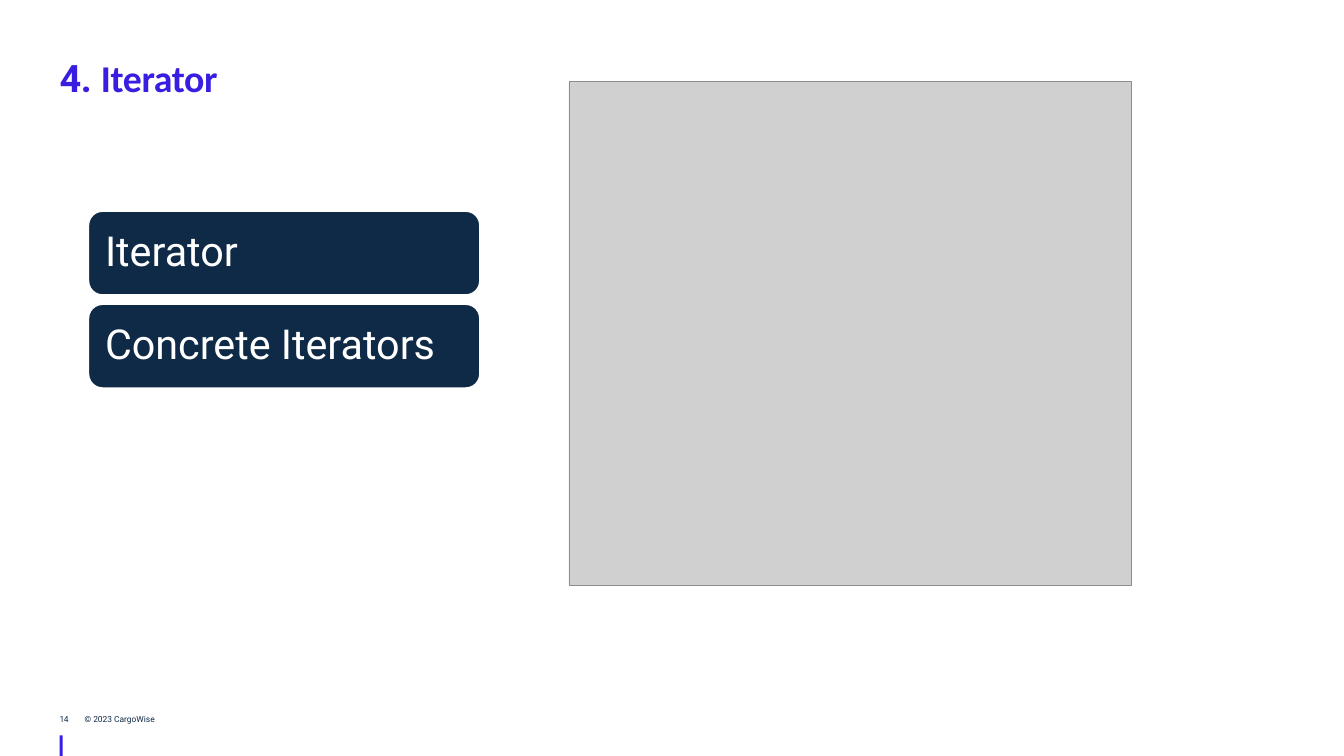
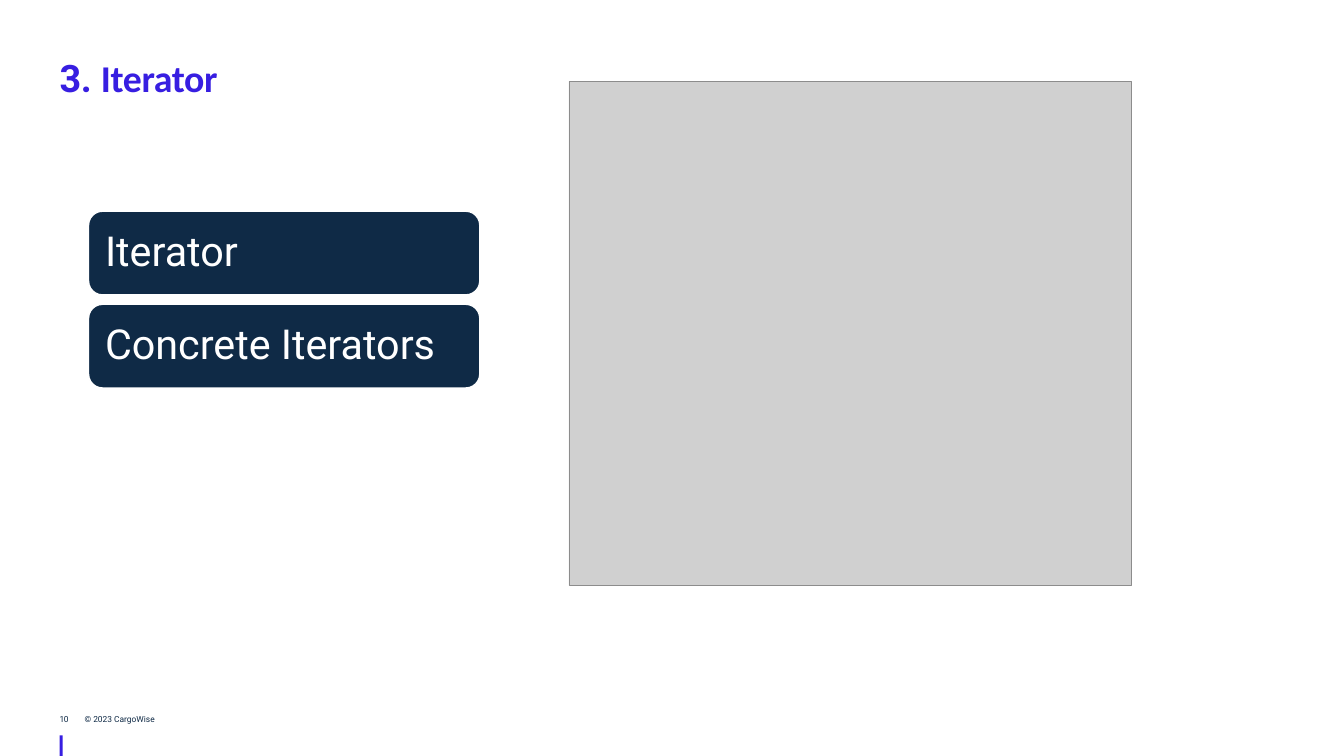
Before and after one commit to JingwenLi/DesignPatterns, a slide deck: slide 10 of DesignPatterns/Behavioral Design Patterns/Behavioral Design Patterns - WTG.pptx (slide 14 before the commit). Drawn at 1344x756 pixels with LibreOffice and Linux fonts; fonts in the diff are those of the drawing; grey boxes stand for pictures; background and template pictures are left out. Boxes give left, top, right and bottom in pixels: in the first picture for what was removed or moved away, otherwise in the second. Text is boxed around its words. In the diff, an @@ line names an element or a change of style, - is before the commit and + after.

```diff
--- a/DesignPatterns/Behavioral Design Patterns/Behavioral Design Patterns - WTG.pptx
+++ b/DesignPatterns/Behavioral Design Patterns/Behavioral Design Patterns - WTG.pptx
@@ title at <box>60,64,218,93</box>: text changed @@
-4. Iterator
+3. Iterator
@@ page number at <box>60,716,69,722</box>: text changed @@
-14
+10
```
Also in this commit, not shown: 6 other slides changed, 4 slides removed, 3 other files.
